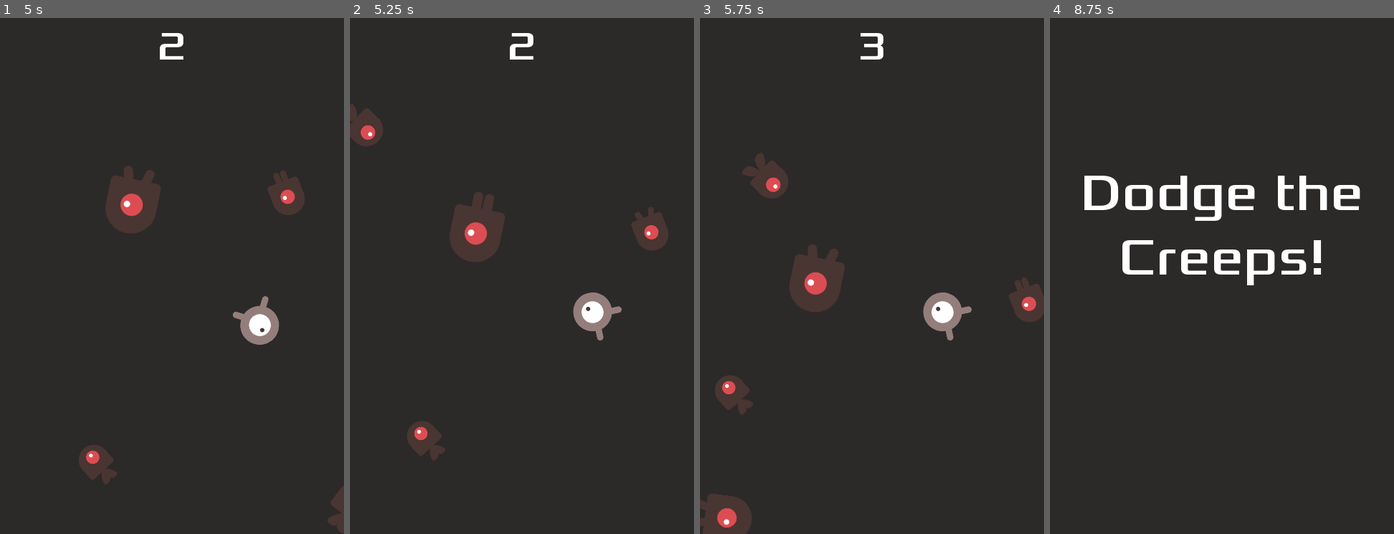
Above: before the commit, frames 1-4 (left to right).
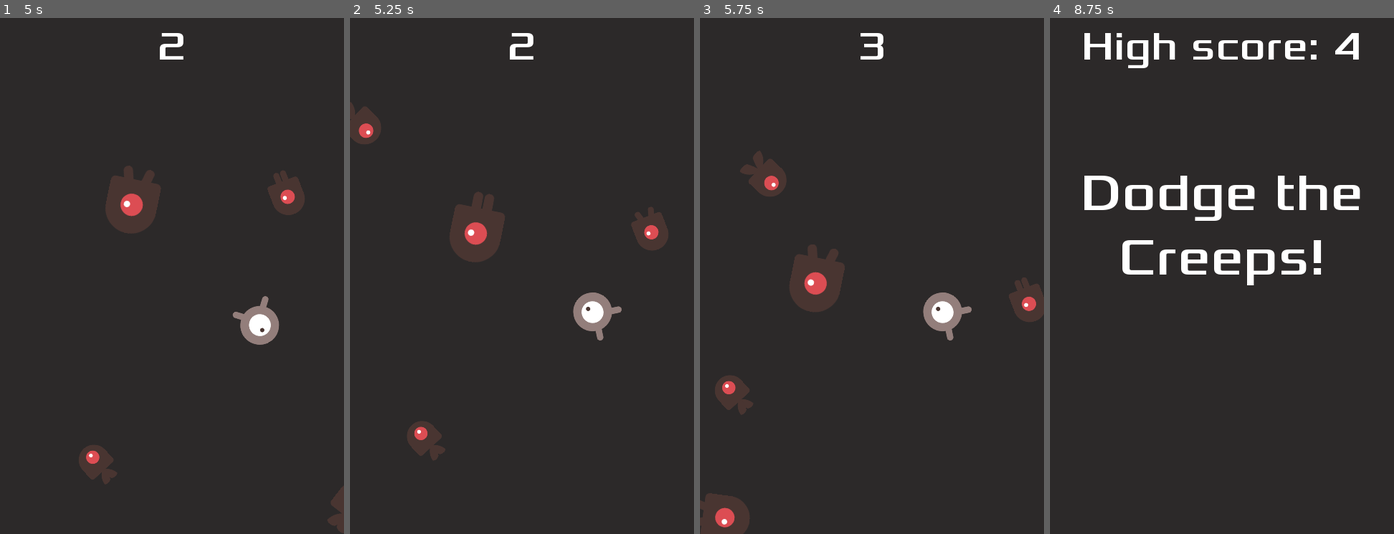
Above: after the commit, the same moments.

Repository: STYJ/Dodge-the-Creeps-enhanced-edition
Game: Godot game, scene res://main.tscn
The game is run twice, just before and just after one commit, with the same random seed, the same clock (stepped at 60 frames per second) and the same inputs.
Inputs (mouse positions are in pixels of both pictures, inside the frame that each line leads up to):
- Up to frame 1 (5 s): click "Start" at 0.5 s; tap Enter at 1.25 s; move the mouse to (247, 250) at 1.27 s; press the mouse at (247, 250) at 1.28 s; move the mouse to (103, 301) at 2.02 s; release the mouse at (103, 301) at 2.03 s; click (103, 301) at 2.1 s; move the mouse to (206, 162) at 2.77 s; press the mouse at (206, 162) at 2.78 s; move the mouse to (154, 379) at 3.52 s; release the mouse at (154, 379) at 3.53 s; click (154, 379) at 3.6 s; move the mouse to (275, 353) at 4.27 s; press the mouse at (275, 353) at 4.28 s
- Up to frame 2 (5.25 s): move the mouse to (418, 198) at 5.02 s; release the mouse at (418, 198) at 5.03 s; click (418, 198) at 5.1 s
- Up to frame 3 (5.75 s): no input
- Up to frame 4 (8.75 s): move the mouse to (1239, 276) at 5.77 s; press the mouse at (1239, 276) at 5.78 s; move the mouse to (1170, 147) at 6.52 s; release the mouse at (1170, 147) at 6.53 s; click (1170, 147) at 6.6 s; tap Space at 7.25 s; move the mouse to (1297, 250) at 7.27 s; press the mouse at (1297, 250) at 7.28 s; tap Enter at 8 s; move the mouse to (1153, 301) at 8.02 s; release the mouse at (1153, 301) at 8.03 s; click (1153, 301) at 8.1 s

Frame 1 is identical in both runs. In frame 2, 0.1% of the frame differs, in the area x 0-10%, y 16-25%; in frame 3, 0.3%; in frame 4, 1.5%, in the area x 10-90%, y 2-10%.

Commit message:
updated main logic to increase spawn based on settings configured

Diff:
--- a/main.gd
+++ b/main.gd
@@ -5,7 +5,8 @@
 
 var score
 var highscore = 0
-const MULTIPLIER = 0.995
+var single_life_multiplier = 1.3
+var spawn_multiplier = 1
 const MOB_TIMER_DEFAULT_WAIT_TIME = 0.428
 const PITCH_SCALE_DEFAULT_TIME = 1
 
@@ -70,6 +71,7 @@
 
 # When ScoreTimer counts down to 0, add a score.
 func _on_ScoreTimer_timeout():
+	# Todo: add spawn multipler here
 	score += 1
 	$HUD.update_score(score)
 
@@ -81,11 +83,20 @@
 
 # Reduce MobTimer every time MultiplierTimer times out
 func _on_MultiplierTimer_timeout():
-	$MobTimer.wait_time = $MobTimer.wait_time * MULTIPLIER
-	$Music.pitch_scale = $Music.pitch_scale * (1 / MULTIPLIER)
+	$MobTimer.wait_time = $MobTimer.wait_time * spawn_multiplier
+	$Music.pitch_scale = $Music.pitch_scale * (1 / spawn_multiplier)
 
 # Stop all timers
 func _stop_timers():
 	$ScoreTimer.stop()
 	$MobTimer.stop()
 	$MultiplierTimer.stop()
+
+
+func _on_HUD_single_life(is_true):
+	print("single life") if is_true else print("multiple lives")
+	pass # Replace with function body.
+
+
+func _on_HUD_increased_spawn(is_true):
+	spawn_multiplier = 0.995 if is_true else 1
--- a/main.tscn
+++ b/main.tscn
@@ -59,4 +59,6 @@
 [connection signal="timeout" from="ScoreTimer" to="." method="_on_ScoreTimer_timeout"]
 [connection signal="timeout" from="StartTimer" to="." method="_on_StartTimer_timeout"]
 [connection signal="timeout" from="MultiplierTimer" to="." method="_on_MultiplierTimer_timeout"]
+[connection signal="increased_spawn" from="HUD" to="." method="_on_HUD_increased_spawn"]
+[connection signal="single_life" from="HUD" to="." method="_on_HUD_single_life"]
 [connection signal="start_game" from="HUD" to="." method="new_game"]
